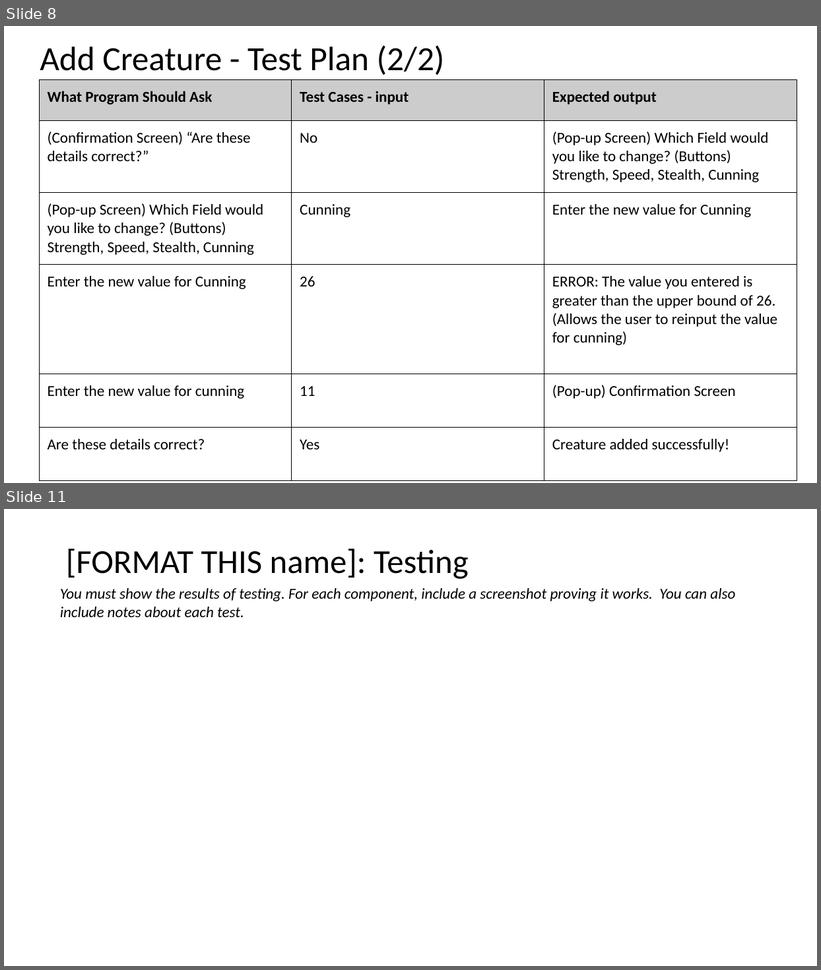
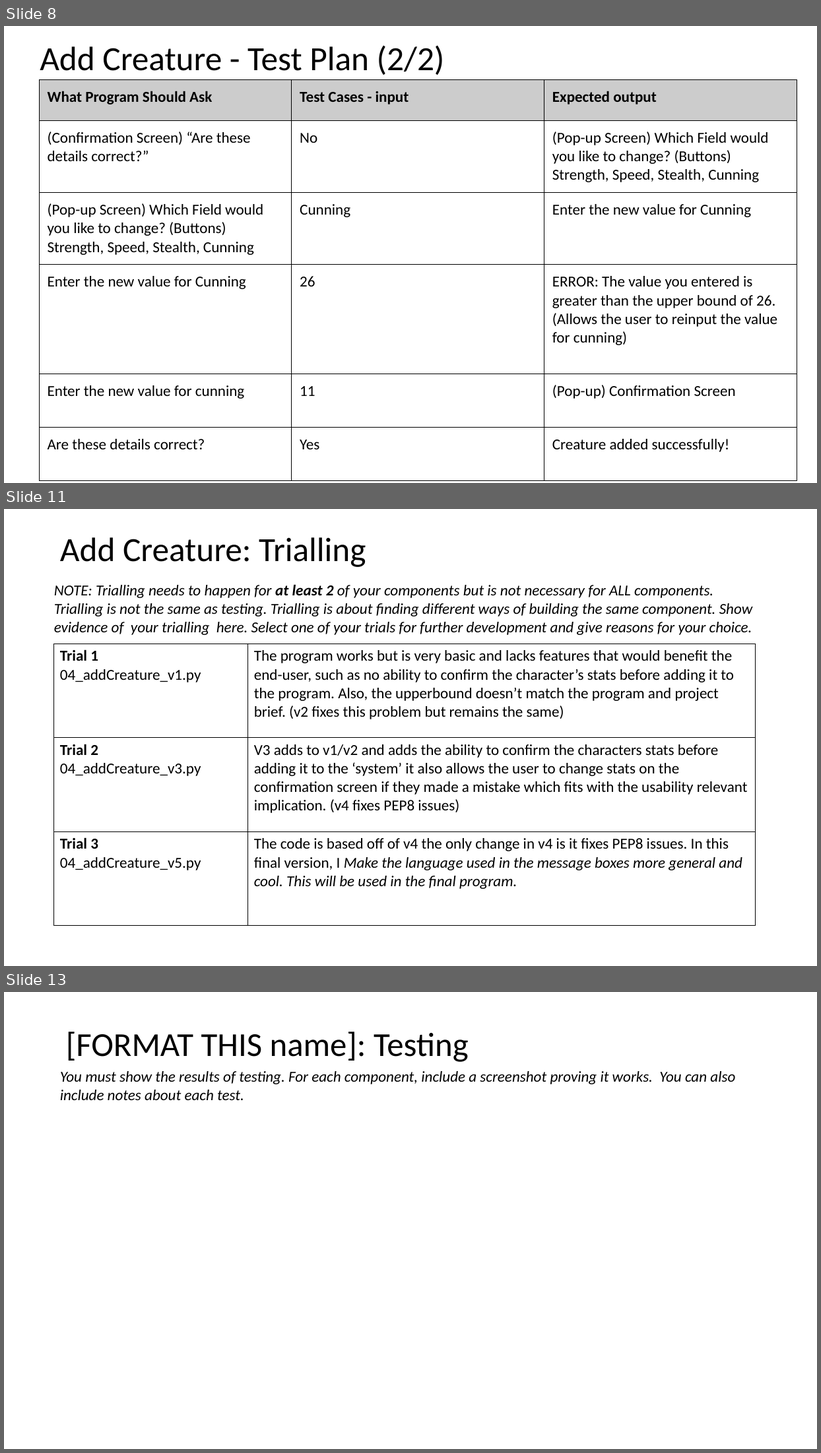
Before and after one commit to Jaxku/Assessment---Monster-Cards, a slide deck: 2.7 and 2.8 Documentation Template.pptx. Shown one above the other, each under a label of ours: slides 8 and 11 before the commit, slides 8, 11 and 13 after it; the slides between them are not shown. The pictures are 821x970 and 821x1453 pixels, drawn with LibreOffice and Linux fonts; fonts in the diff are those of the drawing; background and template pictures are left out. Boxes give left, top, right and bottom in pixels: in the first picture for what was removed or moved away, otherwise in the second. Text is boxed around its words. In the diff, an @@ line names an element or a change of style, - is before the commit and + after.

```diff
--- a/2.7 and 2.8 Documentation Template.pptx
+++ b/2.7 and 2.8 Documentation Template.pptx
@@ slide 11 added at (4,509,817,966), background #FFFFFF @@
@@ title added at (60,537,366,567), 40 pt, text #000000 @@
+Add Creature: Trialling
@@ text added at (54,584,753,635), 18 pt, text #000000, italic @@
+NOTE: Trialling needs to happen for at least 2 of your components but is not necessary for ALL components.
+Trialling is not the same as testing. Trialling is about finding different ways of building the same component. Show evidence of your trialling here. Select one of your trials for further development and give reasons for your choice.
@@ table added at (54,644,756,926), 3 rows, 2 columns @@
+Trial 1 / 04_addCreature_v1.py | The program works but is very basic and lacks features that would benefit the end-user, such as no ability to confirm the character’s stats before adding it to the program. Also, the upperbound doesn’t match the program and project brief. (v2 fixes this problem but remains the same)
+Trial 2 / 04_addCreature_v3.py | V3 adds to v1/v2 and adds the ability to confirm the characters stats before adding it to the ‘system’ it also allows the user to change stats on the confirmation screen if they made a mistake which fits with the usability relevant implication. (v4 fixes PEP8 issues)
+Trial 3 / 04_addCreature_v5.py | The code is based off of v4 the only change in v4 is it fixes PEP8 issues. In this final version, I Make the language used in the message boxes more general and cool. This will be used in the final program.
@@ what was slide 11 is now slide 13 @@
```
Also in this commit, not shown: 2 slides changed, 2 other slides added, 1 slide removed, 2 other files.
